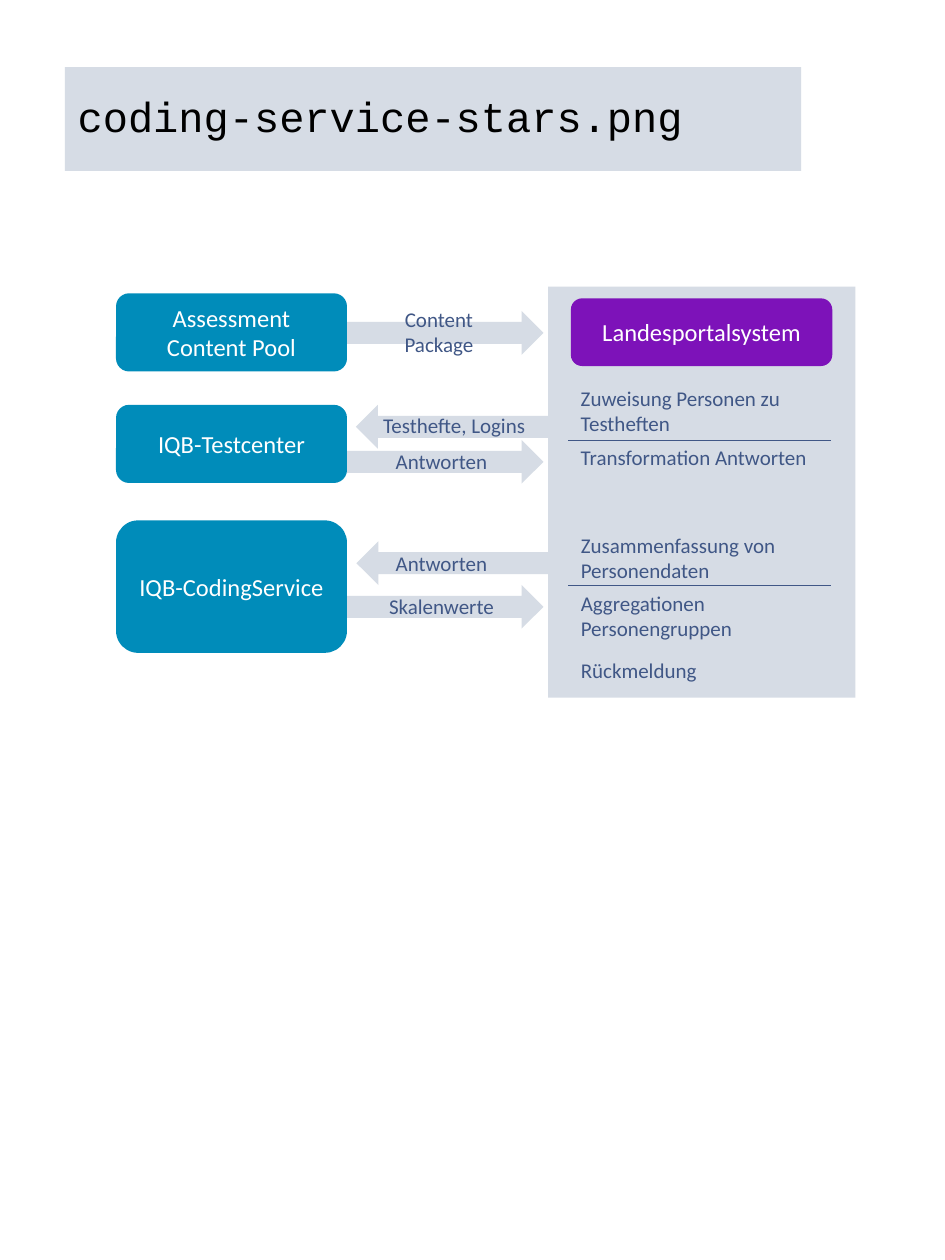
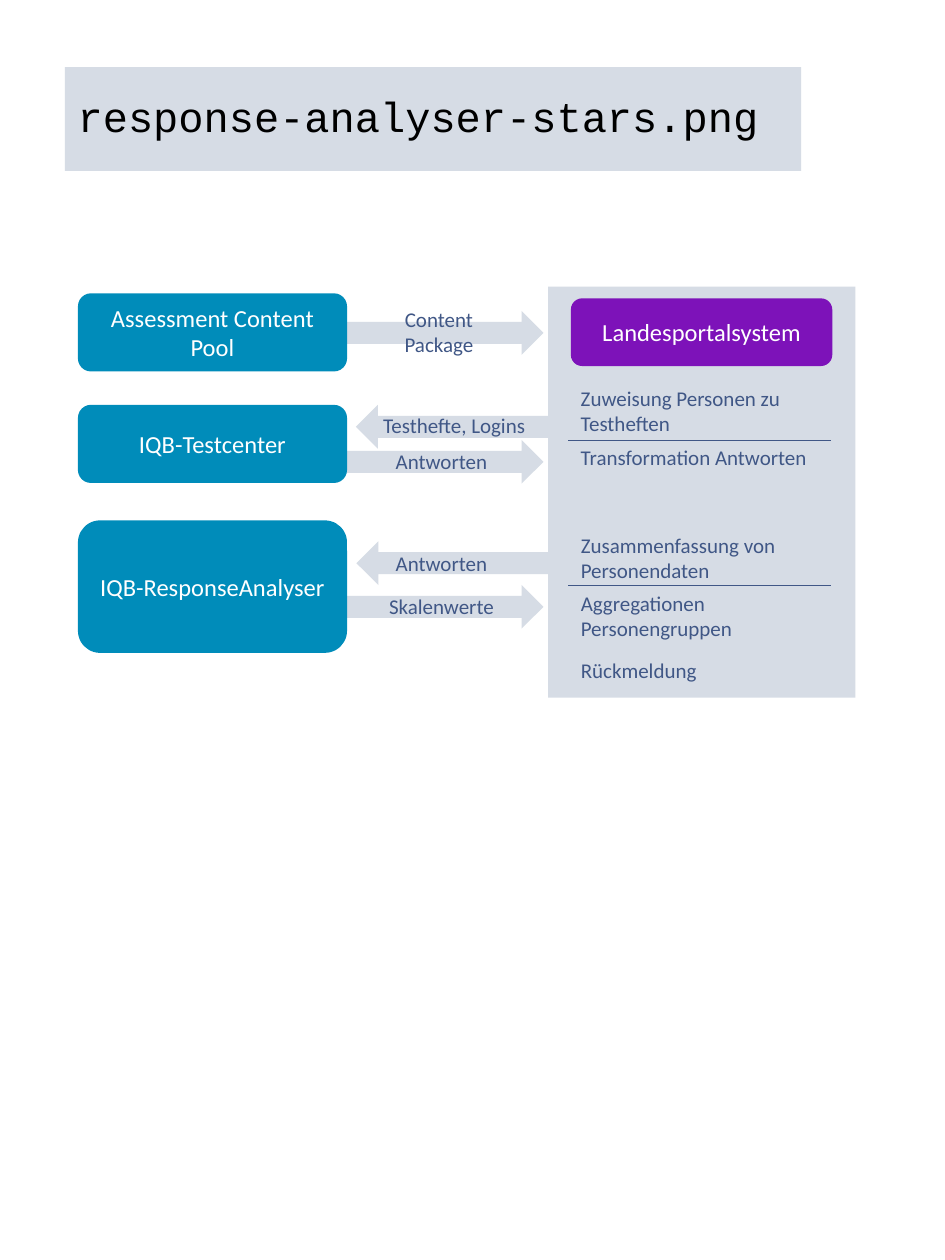
Before and after one commit to iqb-berlin/rising-stars, a slide deck: slide 7 of assets/figures.pptx. Drawn at 945x1260 pixels with LibreOffice and Linux fonts; fonts in the diff are those of the drawing. Boxes give left, top, right and bottom in pixels: in the first picture for what was removed or moved away, otherwise in the second. Text is boxed around its words. In the diff, an @@ line names an element or a change of style, - is before the commit and + after.

Commit message:
Rename coding-service to response-analyser

```diff
--- a/assets/figures.pptx
+++ b/assets/figures.pptx
@@ title at (78,102,759,141): text changed @@
-coding-service-stars.png
+response-analyser-stars.png
@@ rounded rectangle "Assessment Content Pool": place and size @@
-rounded rectangle "Assessment Content Pool" at (116,294,346,372)
+rounded rectangle "Assessment Content Pool" at (78,294,348,372)
@@ rounded rectangle "IQB-Testcenter": place and size @@
-rounded rectangle "IQB-Testcenter" at (116,404,346,483)
+rounded rectangle "IQB-Testcenter" at (78,404,348,483)
@@ rounded rectangle "IQB-ResponseAnalyser": place and size @@
-rounded rectangle "IQB-ResponseAnalyser" at (116,520,346,653)
+rounded rectangle "IQB-ResponseAnalyser" at (78,520,348,653)
@@ text in rounded rectangle at (100,579,324,600): text changed @@
-IQB-CodingService
+IQB-ResponseAnalyser
```
Also in this commit, not shown: 3 other slides changed, 16 other files.
